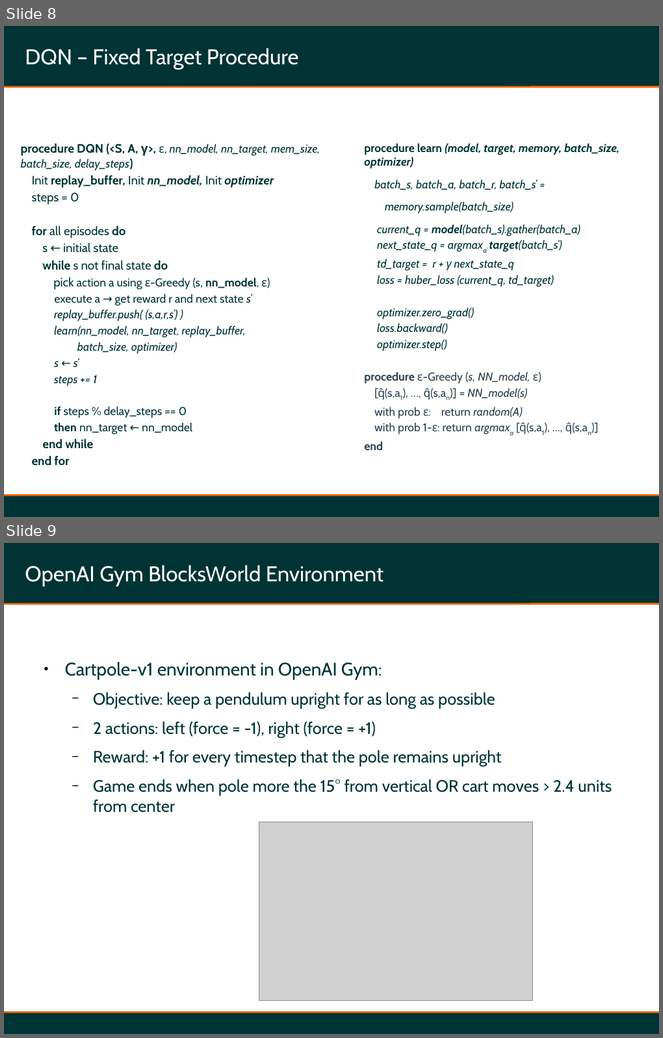
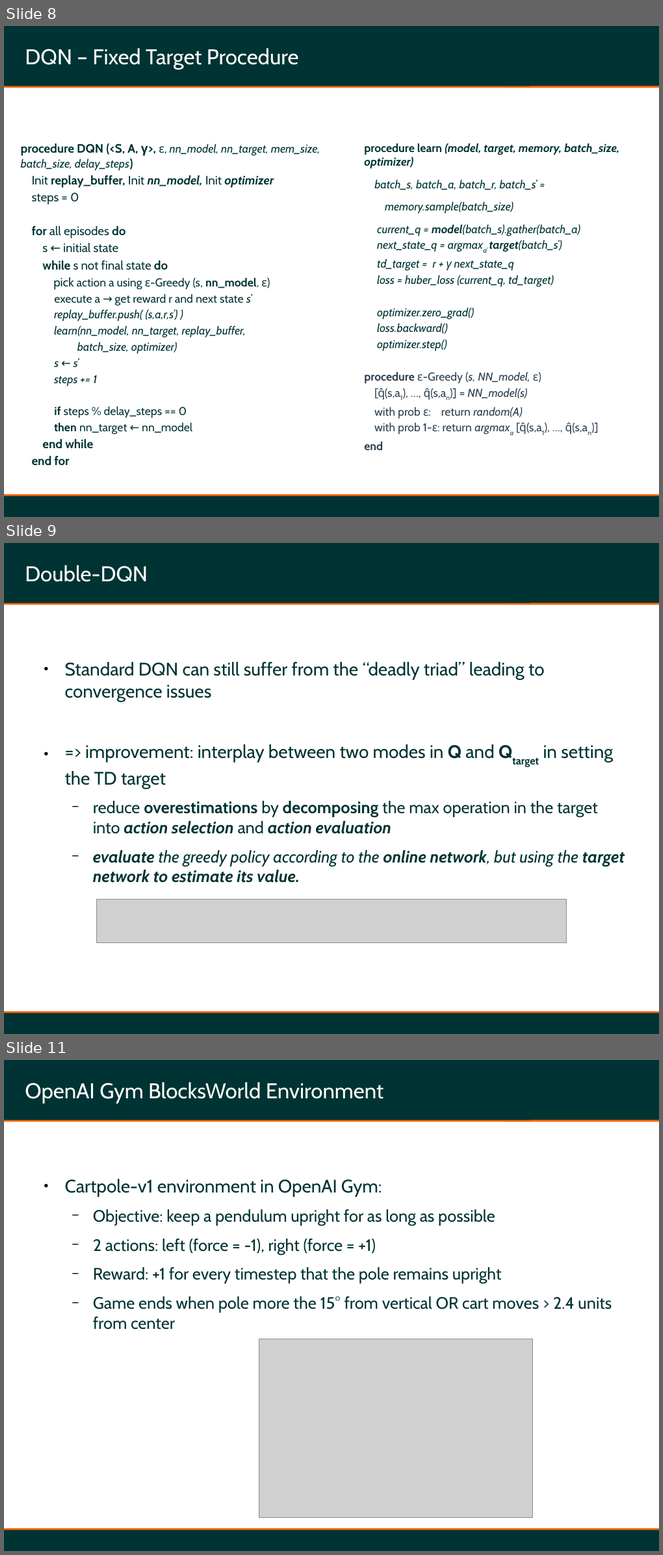
Before and after one commit to cs-pub-ro/MAS, a slide deck: lab7-deep-qlearning/MAS-Lab7-DQN.odp. Shown one above the other, each under a label of ours: slides 8 and 9 before the commit, slides 8, 9 and 11 after it; the slides between them are not shown. The pictures are 663x1038 and 663x1555 pixels, drawn with LibreOffice and Linux fonts; fonts in the diff are those of the drawing; grey boxes stand for pictures. Boxes give left, top, right and bottom in pixels: in the first picture for what was removed or moved away, otherwise in the second. Text is boxed around its words. In the diff, an @@ line names an element or a change of style, - is before the commit and + after.

```diff
--- a/lab7-deep-qlearning/MAS-Lab7-DQN.odp
+++ b/lab7-deep-qlearning/MAS-Lab7-DQN.odp
@@ slide 9 added at <box>4,543,659,1034</box>, background #FFFFFF; not listed: 4 template elements that a slide beside it also shows @@
@@ title added at <box>4,543,530,603</box>, fill #003333, 26 pt, text #FFFFFF @@
+Double-DQN
@@ text added at <box>65,662,625,883</box>, 20 pt, text #003333 @@
+● Standard DQN can still suffer from the “deadly triad” leading to convergence issues
+● => improvement: interplay between two modes in Q and Qtarget in setting the TD target
+  − reduce overestimations by decomposing the max operation in the target into action selection and action evaluation
+  − evaluate the greedy policy according to the online network, but using the target network to estimate its value.
@@ picture added at <box>96,900,567,943</box> @@
@@ what was slide 9 is now slide 11 @@
```
Also in this commit, not shown: 1 other slide added.
